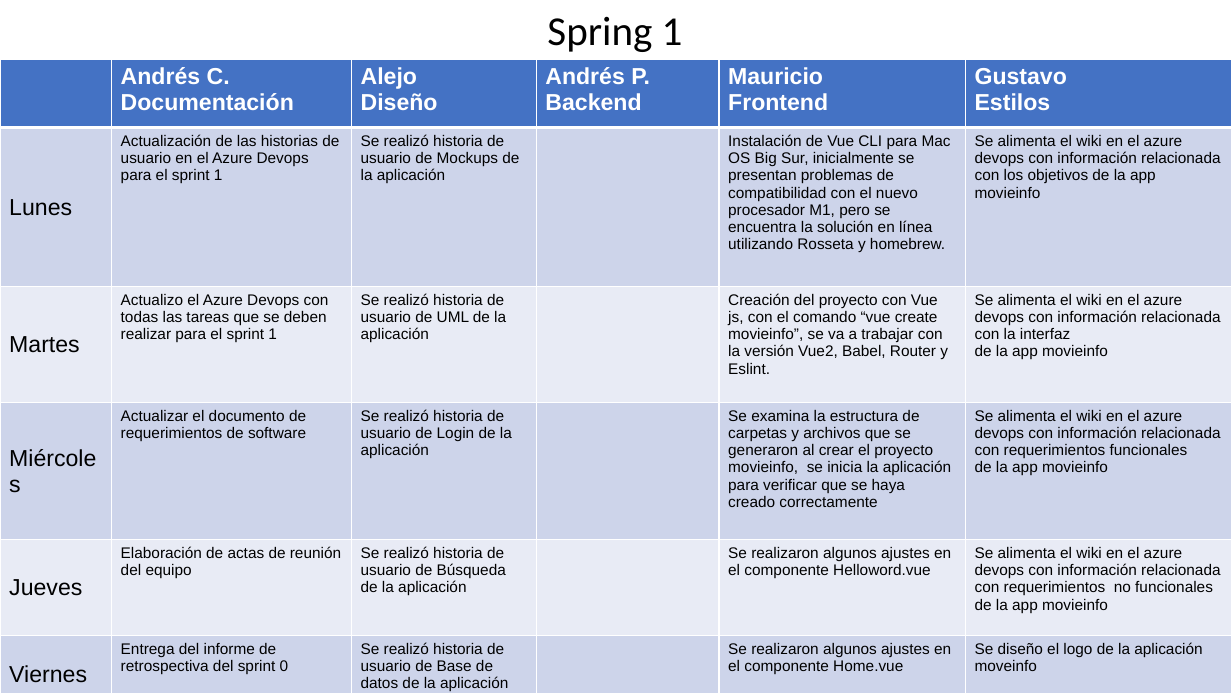
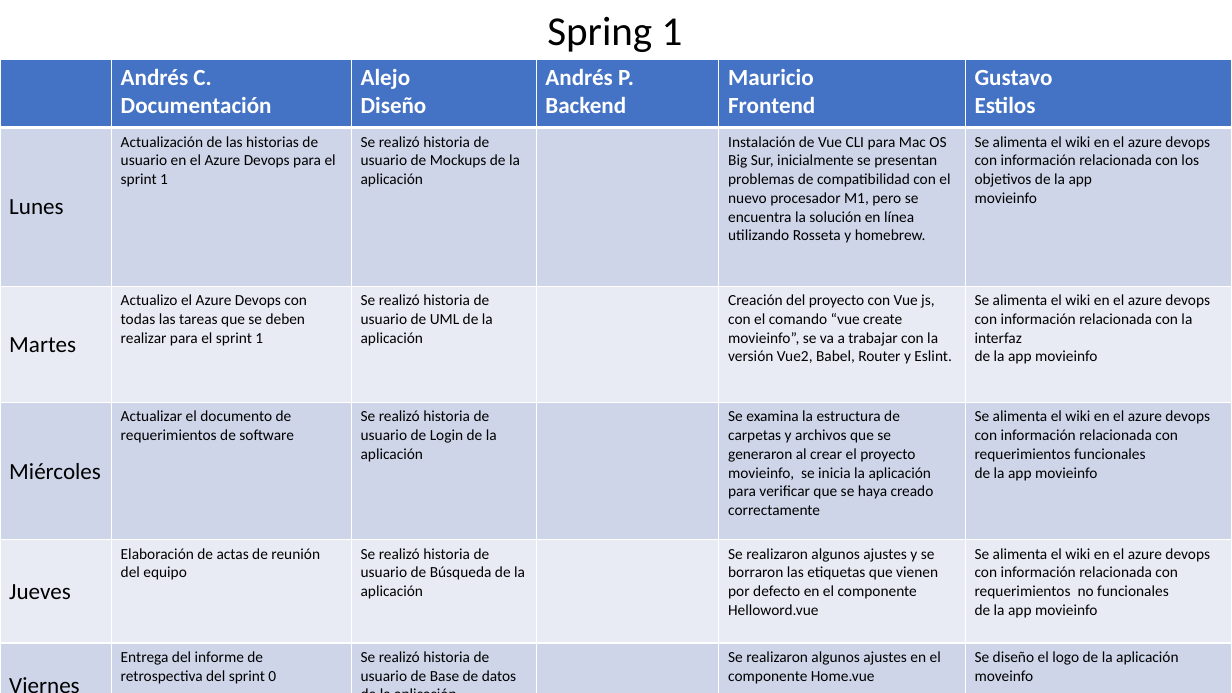
Before and after one commit to movieinfo/movieinfodotcom, a slide deck: slide 2 of Foro de seguimiento.pptx. Drawn at 1232x693 pixels with LibreOffice and Linux fonts; fonts in the diff are those of the drawing. Boxes give left, top, right and bottom in pixels: in the first picture for what was removed or moved away, otherwise in the second. Text is boxed around its words. In the diff, an @@ line names an element or a change of style, - is before the commit and + after.

```diff
--- a/Foro de seguimiento.pptx
+++ b/Foro de seguimiento.pptx
@@ table at [0,59,1232,693] @@
-row 5, column 5: Se realizaron algunos ajustes en el componente Helloword.vue
+row 5, column 5: Se realizaron algunos ajustes y se borraron las etiquetas que vienen por defecto en el componente Helloword.vue
@@ fill #CDD4EA to #CFD5EA in 18 cells @@
@@ fill #E8EBF5 to #E9EBF5 in 12 cells @@
@@ font Arial to Calibri @@
```
Also in this commit, not shown: 1 other slide changed, 1 slide added, 53 other files.
